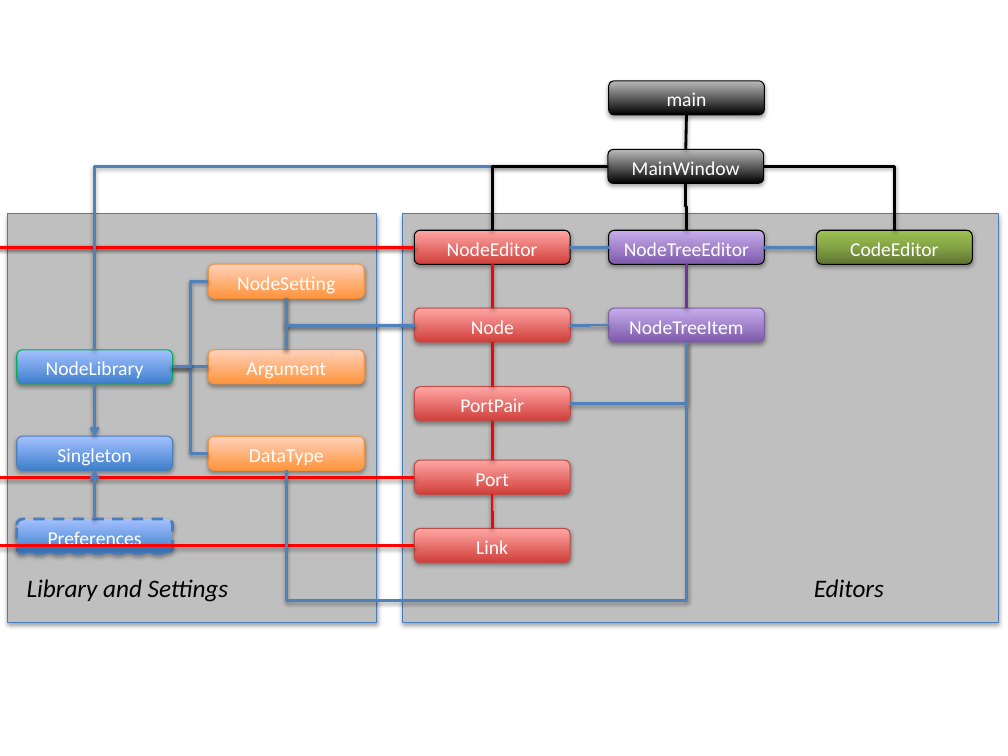
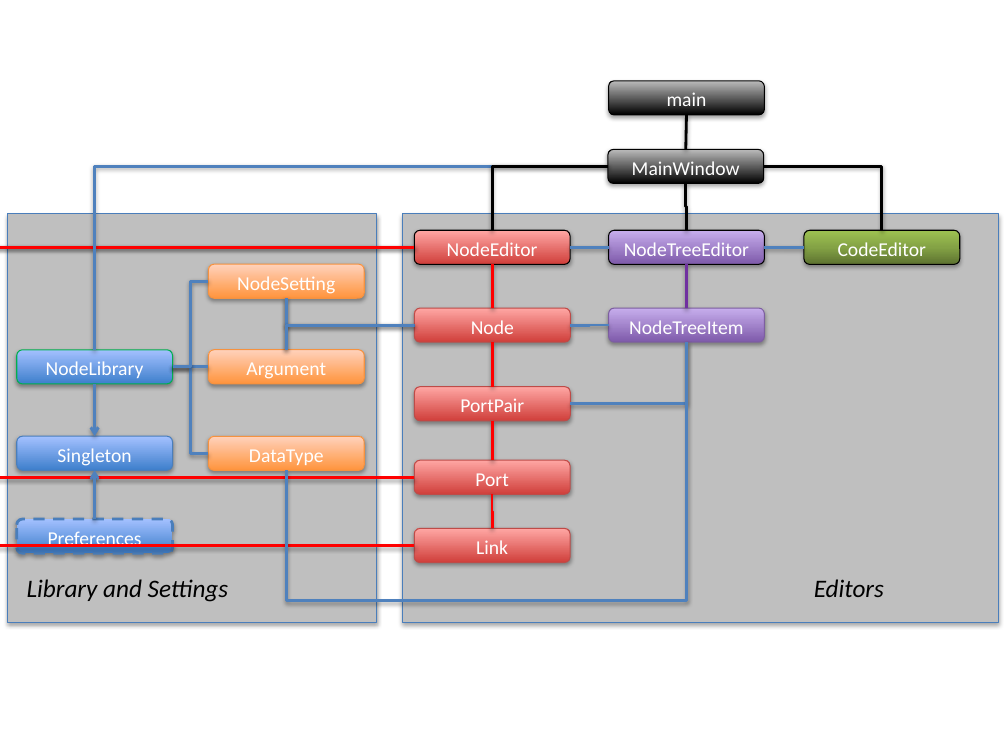
Before and after one commit to TimVanMourik/Porcupine, a slide deck: slide 1 of Documents/ClassDiagram.pptx. Drawn at 1008x756 pixels with LibreOffice and Linux fonts; fonts in the diff are those of the drawing. Boxes give left, top, right and bottom in pixels: in the first picture for what was removed or moved away, otherwise in the second. Text is boxed around its words. In the diff, an @@ line names an element or a change of style, - is before the commit and + after.

```diff
--- a/Documents/ClassDiagram.pptx
+++ b/Documents/ClassDiagram.pptx
@@ elbow line moved from (764, 166) - (894, 230) to (764, 166) - (882, 230) @@
@@ rounded rectangle "CodeEditor": place and size @@
-rounded rectangle "CodeEditor" at box(816, 230, 973, 264)
+rounded rectangle "CodeEditor" at box(804, 230, 961, 264)
@@ elbow line moved from (816, 247) - (764, 247) to (804, 247) - (764, 247) @@
```
Also in this commit, not shown: 13 other files.
